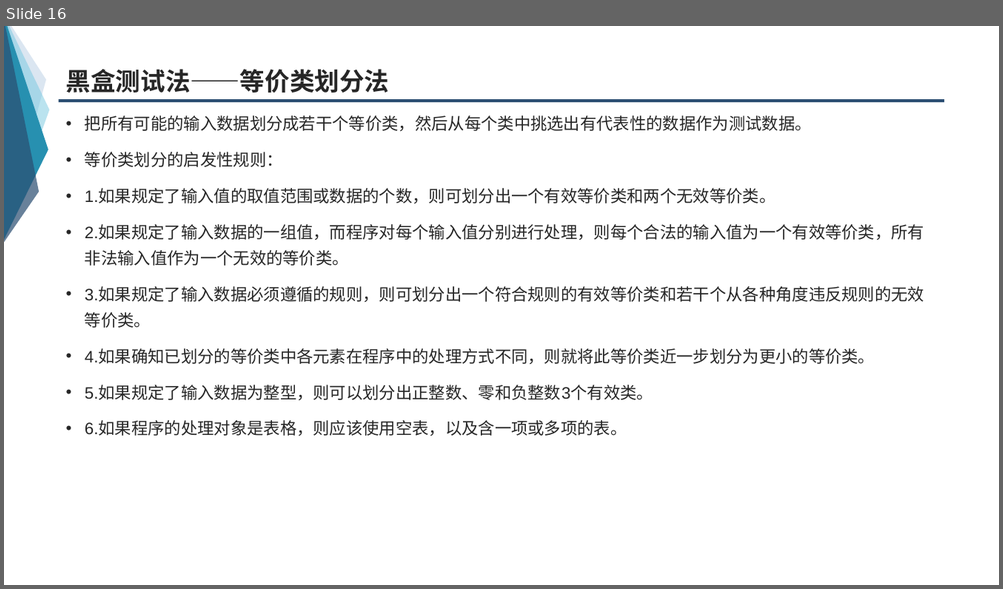
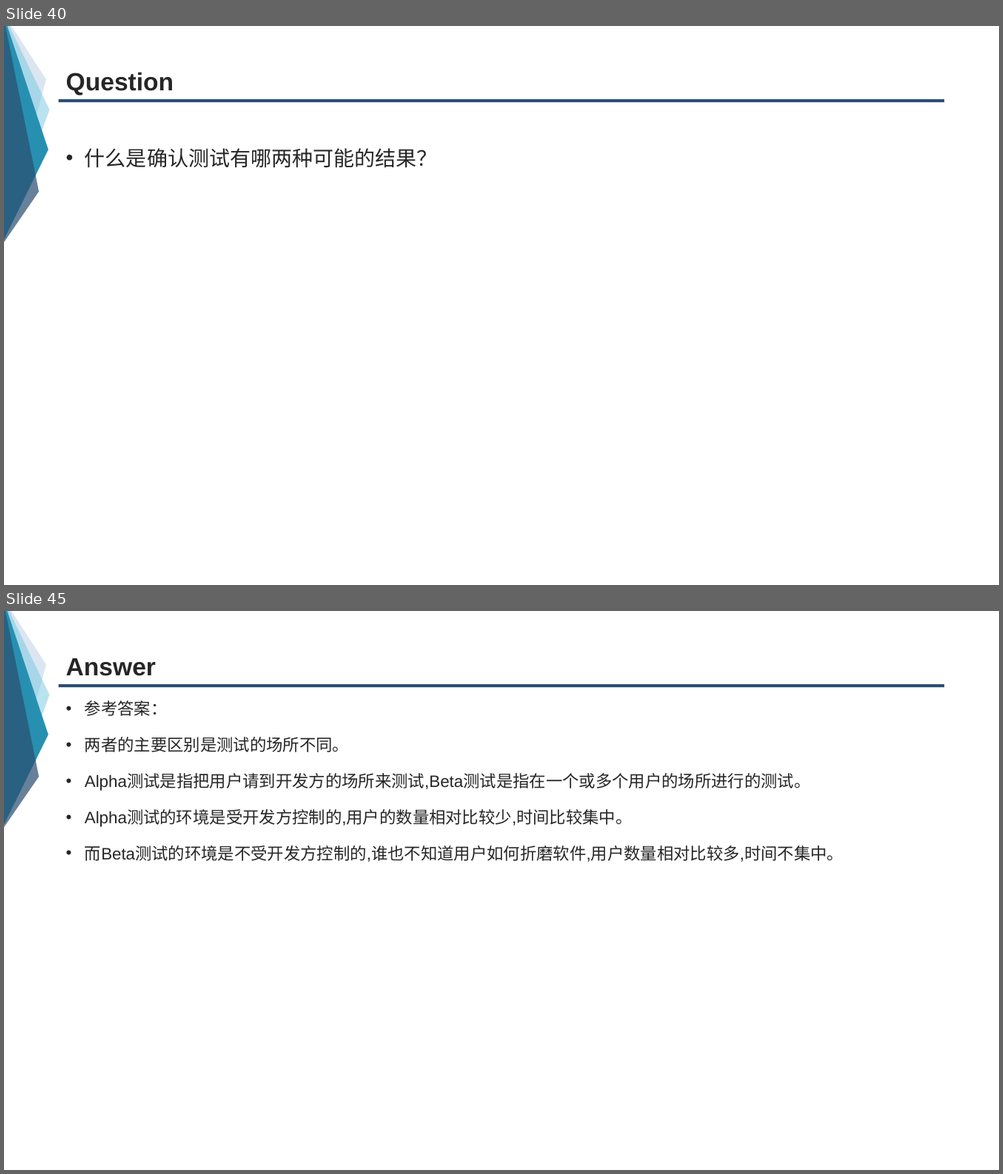
Before and after one commit to group-fourteen/G14-, a slide deck: 翻转课堂/7.5确认测试.ppt. Shown one above the other, each under a label of ours: slide 16 before the commit, slides 40 and 45 after it; the slides between them are not shown. The pictures are 1003x589 and 1003x1174 pixels, drawn with LibreOffice and Linux fonts; fonts in the diff are those of the drawing. Boxes give left, top, right and bottom in pixels: in the first picture for what was removed or moved away, otherwise in the second. Text is boxed around its words. In the diff, an @@ line names an element or a change of style, - is before the commit and + after.

```diff
--- a/翻转课堂/7.5确认测试.ppt
+++ b/翻转课堂/7.5确认测试.ppt
@@ slide 45 added at (4, 611, 999, 1170), background #FFFFFF; not listed: 5 template elements that a slide beside it also shows @@
@@ title added at (66, 658, 156, 676), 24 pt, text #262626, bold @@
+Answer
@@ text added at (85, 701, 843, 862), 16 pt, text #262626 @@
+• 参考答案：
+• 两者的主要区别是测试的场所不同。
+• Alpha测试是指把用户请到开发方的场所来测试,Beta测试是指在一个或多个用户的场所进行的测试。
+• Alpha测试的环境是受开发方控制的,用户的数量相对比较少,时间比较集中。
+• 而Beta测试的环境是不受开发方控制的,谁也不知道用户如何折磨软件,用户数量相对比较多,时间不集中。
@@ what was slide 16 is now slide 40 @@
@@ slide 40 changed as well @@
@@ title at (66, 72, 173, 96): text changed @@
-黑盒测试法——等价类划分法
+Question
@@ text at (85, 148, 438, 168): text changed; size 16 to 20 pt @@
-• 把所有可能的输入数据划分成若干个等价类，然后从每个类中挑选出有代表性的数据作为测试数据。
-• 等价类划分的启发性规则：
-• 1.如果规定了输入值的取值范围或数据的个数，则可划分出一个有效等价类和两个无效等价类。
-• 2.如果规定了输入数据的一组值，而程序对每个输入值分别进行处理，则每个合法的输入值为一个有效等价类，所有非法输入值作为一个无效的等价类。
-• 3.如果规定了输入数据必须遵循的规则，则可划分出一个符合规则的有效等价类和若干个从各种角度违反规则的无效等价类。
-• 4.如果确知已划分的等价类中各元素在程序中的处理方式不同，则就将此等价类近一步划分为更小的等价类。
-• 5.如果规定了输入数据为整型，则可以划分出正整数、零和负整数3个有效类。
-• 6.如果程序的处理对象是表格，则应该使用空表，以及含一项或多项的表。
+• 什么是确认测试有哪两种可能的结果？
```
Also in this commit, not shown: 40 other slides changed, 5 other slides added, 1 slide removed.
